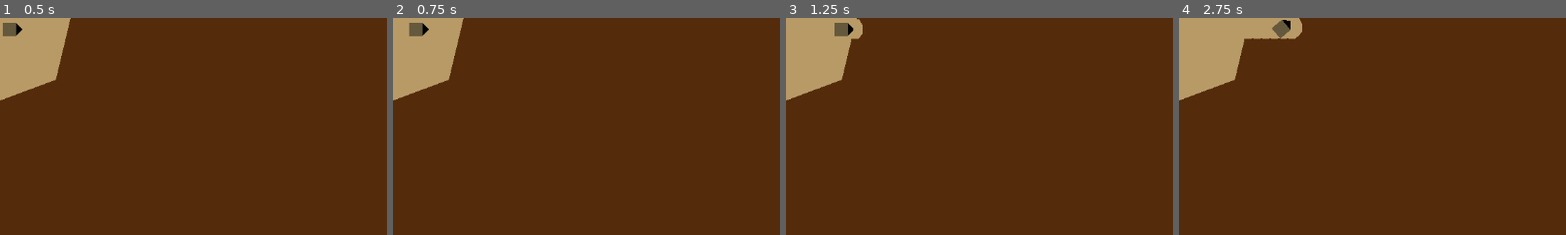
Above: before the commit, frames 1-4 (left to right).
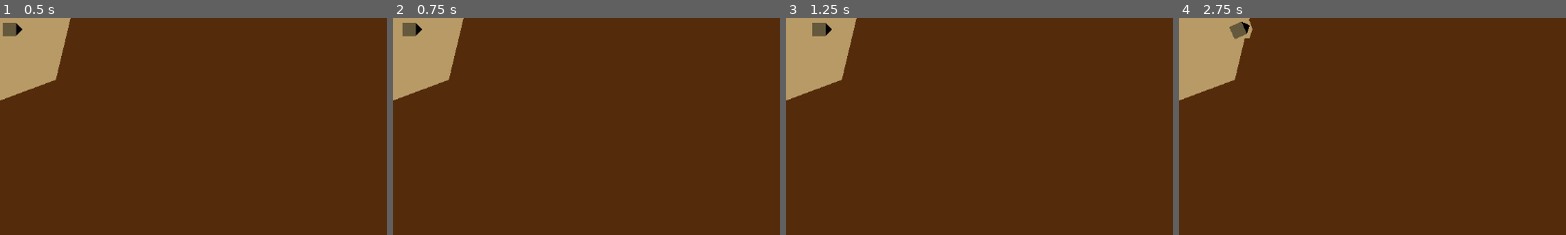
Above: after the commit, the same moments.

Repository: ConorDavidLawton/Drill-game
Game: Godot game, scene res://main.tscn
Two runs of this game, one before a commit and one after it. Both use one fixed random seed, a clock stepped at 60 frames per second and the inputs below.
Inputs:
- Up to frame 1 (0.5 s): no input
- Up to frame 2 (0.75 s): tap Enter at 0.5 s; hold W (up) from 0.53 s (still down)
- Up to frame 3 (1.25 s): keep holding W (up)
- Up to frame 4 (2.75 s): release W (up) at 2.03 s; hold A (left) from 2.03 s (still down)
The pictures show only the part of the screen within x 0-50%, y 0-50%; the shares and areas given below are measured in that part.

Frame 1 is identical in both runs. In frame 2, 0.3% of the frame differs, in the area x 2-10%, y 2-9%; in frame 3, 0.7%; in frame 4, 1.5%, in the area x 13-32%, y 0-10%.

Commit message:
Got drilling to work but cannot have disconnected pieces and bad performance

Diff:
--- a/Player.gd
+++ b/Player.gd
@@ -1,8 +1,8 @@
 extends CharacterBody2D
 class_name Player
 
-@export var speed = 100
-@export var rotation_speed = 1
+@export var speed = 50
+@export var rotation_speed = 0.6
 
 var rotation_direction = 0
 var object_hit
@@ -23,5 +23,4 @@
 func _on_drill_detection_body_entered(body: Node) -> void:
 	if body.is_in_group("Player"): return
 	object_hit = body
-	print("Drilling")
 	drill()
--- /dev/null
+++ b/map.tscn
@@ -0,0 +1,6 @@
+[gd_scene format=3 uid="uid://daewrkb7n2037"]
+
+[node name="Rock" type="Polygon2D"]
+z_index = 1
+color = Color(0.333333, 0.172549, 0.0431373, 1)
+polygon = PackedVector2Array(0, 123, 83, 92, 105, 0, 1152, 0, 1152, 648, 0, 648)
--- a/player.tscn
+++ b/player.tscn
@@ -26,12 +26,12 @@
 [node name="CollisionPoly" type="CollisionPolygon2D" parent="Drill detection" groups=["Player"]]
 position = Vector2(0, -1)
 rotation = -1.5708
-polygon = PackedVector2Array(-8.00004, 9.99997, -1.00006, 16, 5.99996, 10, -1, 10)
+polygon = PackedVector2Array(-11, 5.99996, -1, 15.5, 8.99998, 6.00003)
 
 [node name="DestructionArea" type="Area2D" parent="." groups=["Player"]]
 
 [node name="DestructionPoly" type="CollisionPolygon2D" parent="DestructionArea" groups=["Player"]]
-polygon = PackedVector2Array(6, -12, 15, -15, 23, -15, 28, -6, 28, 6, 22, 14, 14, 14, 6, 12)
-metadata/_edit_lock_ = true
+position = Vector2(-1, -8)
+polygon = PackedVector2Array(5, -5, 15, -5, 19, 8, 15, 21, 5, 21)
 
 [connection signal="body_entered" from="Drill detection" to="." method="_on_drill_detection_body_entered"]
--- a/terrain.gd
+++ b/terrain.gd
@@ -12,7 +12,7 @@
 
 	var new_values = []
 	for point in poly.polygon:
-		new_values.append(point+poly.global_position)
+		new_values.append((poly.global_transform * point))
 	offset_poly.polygon = PackedVector2Array(new_values)
 
 	var res = Geometry2D.clip_polygons($Rock.polygon, offset_poly.polygon)
--- a/terrain.tscn
+++ b/terrain.tscn
@@ -1,6 +1,7 @@
-[gd_scene load_steps=2 format=3 uid="uid://c1q5vf08bpeg4"]
+[gd_scene load_steps=3 format=3 uid="uid://c1q5vf08bpeg4"]
 
 [ext_resource type="Script" path="res://terrain.gd" id="1_73o6u"]
+[ext_resource type="PackedScene" uid="uid://daewrkb7n2037" path="res://map.tscn" id="2_0s0w6"]
 
 [node name="Terrain" type="Node2D"]
 script = ExtResource("1_73o6u")
@@ -10,10 +11,7 @@
 color = Color(0.721569, 0.603922, 0.407843, 1)
 polygon = PackedVector2Array(0, 0, 1152, 0, 1152, 648, 0, 648)
 
-[node name="Rock" type="Polygon2D" parent="."]
-z_index = 1
-color = Color(0.333333, 0.172549, 0.0431373, 1)
-polygon = PackedVector2Array(0, 123, 83, 92, 105, 0, 1152, 0, 1152, 648, 0, 648)
+[node name="Rock" parent="." instance=ExtResource("2_0s0w6")]
 
 [node name="Destructible" type="StaticBody2D" parent="." groups=["Destructibles"]]
 
